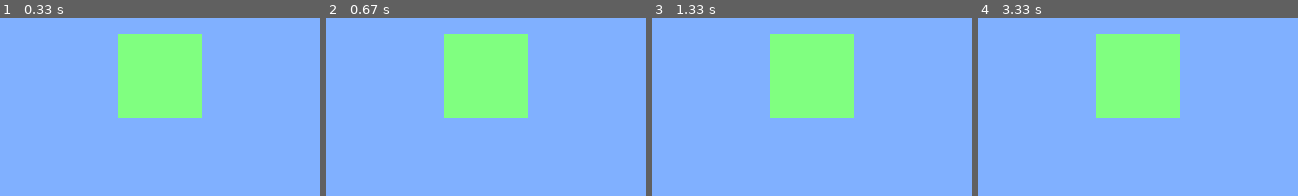
Above: before the commit, frames 1-4 (left to right).
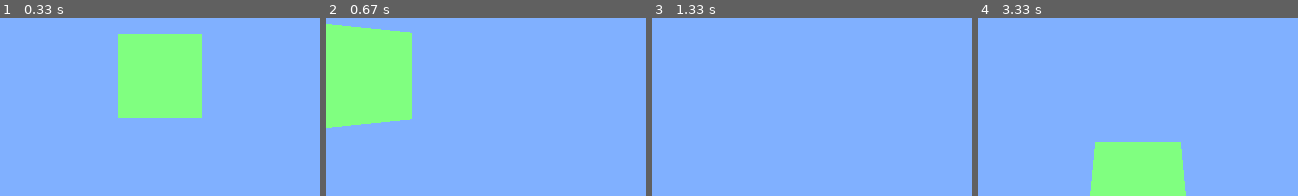
Above: after the commit, the same moments.

Repository: strollhy/pygame_opengl
Game: pygame game, started from world.py
Two runs of this game, one before a commit and one after it. Both use one fixed random seed, a clock stepped at 60 frames per second and the inputs below. The source is Python 2; it was converted automatically to run under Python 3.
Inputs:
- Up to frame 1 (0.33 s): no input
- Up to frame 2 (0.67 s): hold Right from 0.33 s (still down)
- Up to frame 3 (1.33 s): release Right at 0.8 s; hold Up 0.83-1.13 s; hold Right from 1.17 s (still down)
- Up to frame 4 (3.33 s): release Right at 1.63 s; hold Left 1.67-2.2 s; hold Down 2.23-2.53 s; hold Left 2.57-2.97 s; hold Up from 3 s (still down)

Frame 1 is identical in both runs. In frame 2, 27% of the frame differs, in the area x 0-64%, y 3-62%; in frame 3, 12%; in frame 4, 21%.

Commit message:
add view movement

Diff:
--- a/world.py
+++ b/world.py
@@ -1,4 +1,6 @@
 SCREEN_SIZE = (320, 240)
+
+import math
 
 import pygame
 from pygame.locals import *
@@ -8,7 +10,7 @@
 from OpenGL.GLU import *
 
 # Movement speed
-SPEED = .5
+SPEED = 1.0
 
 class myOpenGL:
 
@@ -23,7 +25,8 @@
         glLoadIdentity()
 
         # Default parameters
-        self.sight = (0, 0, -1)
+        self.angle = (0, 0)
+        self.sight = (0, 0, -10)
         self.position = (0, 0, 5)
 
     def resize(self, width, height):
@@ -48,7 +51,6 @@
         # Set camera
         param = self.position + self.sight + (0,1,0)
         gluLookAt(*param)
-
 
         # Set "brush" color
         glColor3f(0.5, 1, 0.5)
@@ -75,7 +77,7 @@
     # Initialize opengl
     opengl = myOpenGL()
 
-    dx = dy = dz = 0
+    tx = ty = dz = 0
     while True:
         for event in pygame.event.get():
             if event.type == QUIT:
@@ -83,40 +85,47 @@
             if event.type == KEYUP and event.key == K_ESCAPE:
                 return
 
-            ''' For movement '''
-            # move forward
-            if event.type == KEYDOWN and event.key == K_w:
-                dz = -SPEED
+            ''' For view point '''
+            # look up
+            if event.type == KEYDOWN and event.key == K_UP:
+                ty = SPEED
 
-            if event.type == KEYUP and event.key == K_w:
-                dz = 0
+            if event.type == KEYUP and event.key == K_UP:
+                ty = 0
 
-            # move backward
-            if event.type == KEYDOWN and event.key == K_s:
-                dz = SPEED
+            # look down
+            if event.type == KEYDOWN and event.key == K_DOWN:
+                ty = -SPEED
 
-            if event.type == KEYUP and event.key == K_s:
-                dz = 0
+            if event.type == KEYUP and event.key == K_DOWN:
+                ty = 0
 
-            # move left
-            if event.type == KEYDOWN and event.key == K_a:
-                dx = -SPEED
+            # look left
+            if event.type == KEYDOWN and event.key == K_LEFT:
+                tx = -SPEED
 
-            if event.type == KEYUP and event.key == K_a:
-                dx = 0
+            if event.type == KEYUP and event.key == K_LEFT:
+                tx = 0
 
-            # move right
-            if event.type == KEYDOWN and event.key == K_d:
-                dx = SPEED
+            # look right
+            if event.type == KEYDOWN and event.key == K_RIGHT:
+                tx = SPEED
 
-            if event.type == KEYUP and event.key == K_d:
-                dx = 0
-
-        x, y, z = opengl.position
-        opengl.position = (x+dx, y+dy, z+dz)
+            if event.type == KEYUP and event.key == K_RIGHT:
+                tx = 0
 
         x, y, z = opengl.sight
-        opengl.sight = (x+dx, y+dy, z+dz)
+        a, b = opengl.angle
+        a, b = a + tx, b + ty
+        b = max(-90, min(90, b))
+        opengl.angle = (a, b)
+
+        x = 20*math.sin(math.radians(a/2))*math.cos(math.radians(a/2))
+        y = 20*math.sin(math.radians(b/2))*math.cos(math.radians(b/2))
+        z = 20*math.sin(math.radians(a/2))*math.sin(math.radians(a/2)) + 20*math.sin(math.radians(a/2))*math.sin(math.radians(b/2))
+
+        print x, y, z
+        opengl.sight = (x, y, z)
 
         # Set frame rate
         clock.tick(50)
